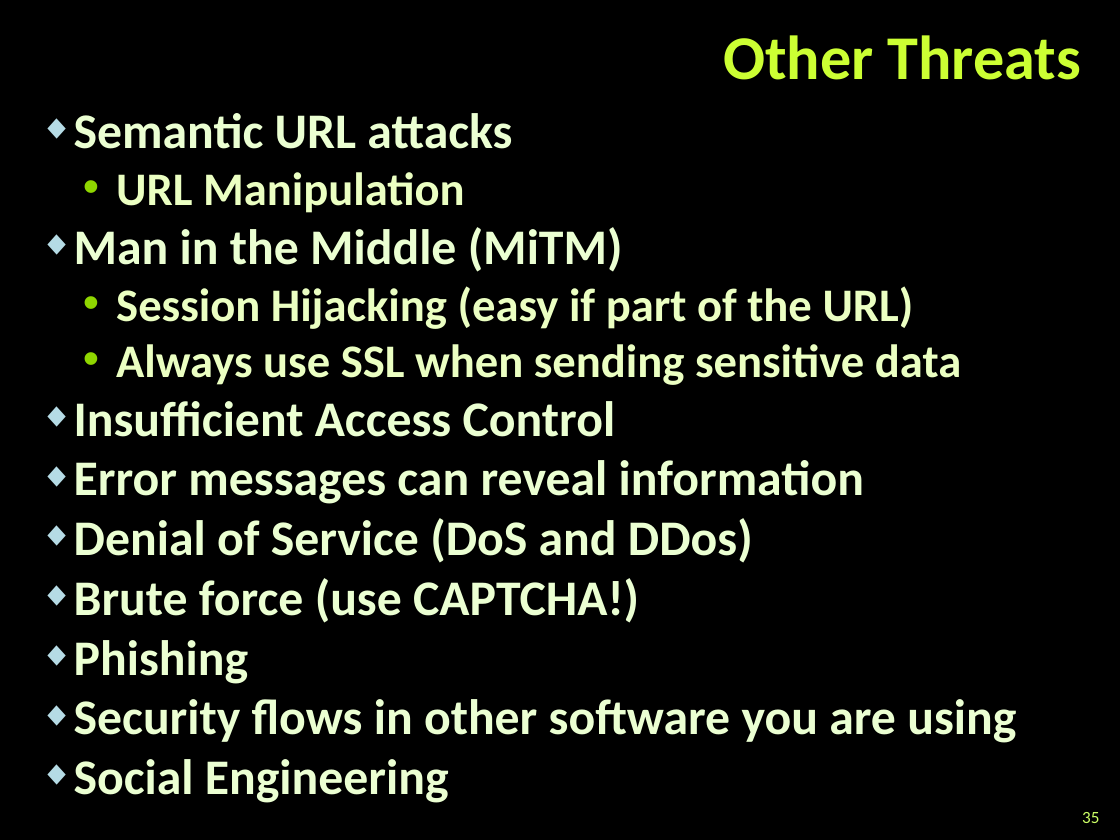
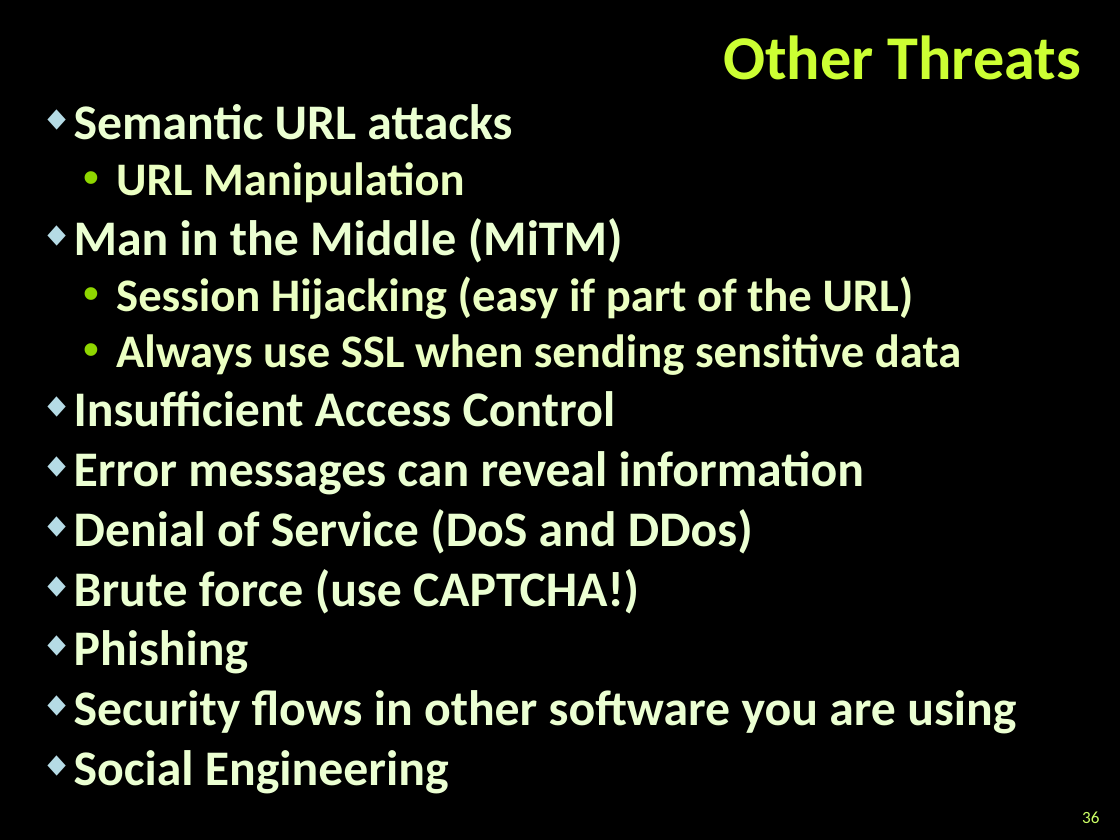
Before and after one commit to TelerikAcademy/ASP.NET-MVC, a slide deck: slide 36 of 05. ASP.NET-Web-Security/ASP.NET Web Security.pptx (slide 35 before the commit). Drawn at 1120x840 pixels with LibreOffice and Linux fonts; fonts in the diff are those of the drawing; background and template pictures are left out. Boxes give left, top, right and bottom in pixels: in the first picture for what was removed or moved away, otherwise in the second. Text is boxed around its words. In the diff, an @@ line names an element or a change of style, - is before the commit and + after.

Commit message:
Improvements in 05. ASP.NET-Web-Security

```diff
--- a/05. ASP.NET-Web-Security/ASP.NET Web Security.pptx
+++ b/05. ASP.NET-Web-Security/ASP.NET Web Security.pptx
@@ text "Semantic URL attacks": place and size @@
-text "Semantic URL attacks" at [74,113,1016,803]
+text "Semantic URL attacks" at [74,104,1016,794]
@@ page number at [1082,811,1099,823]: text changed @@
-35
+36
```
Also in this commit, not shown: 4 other slides changed, 1 slide added, 3 other files.
